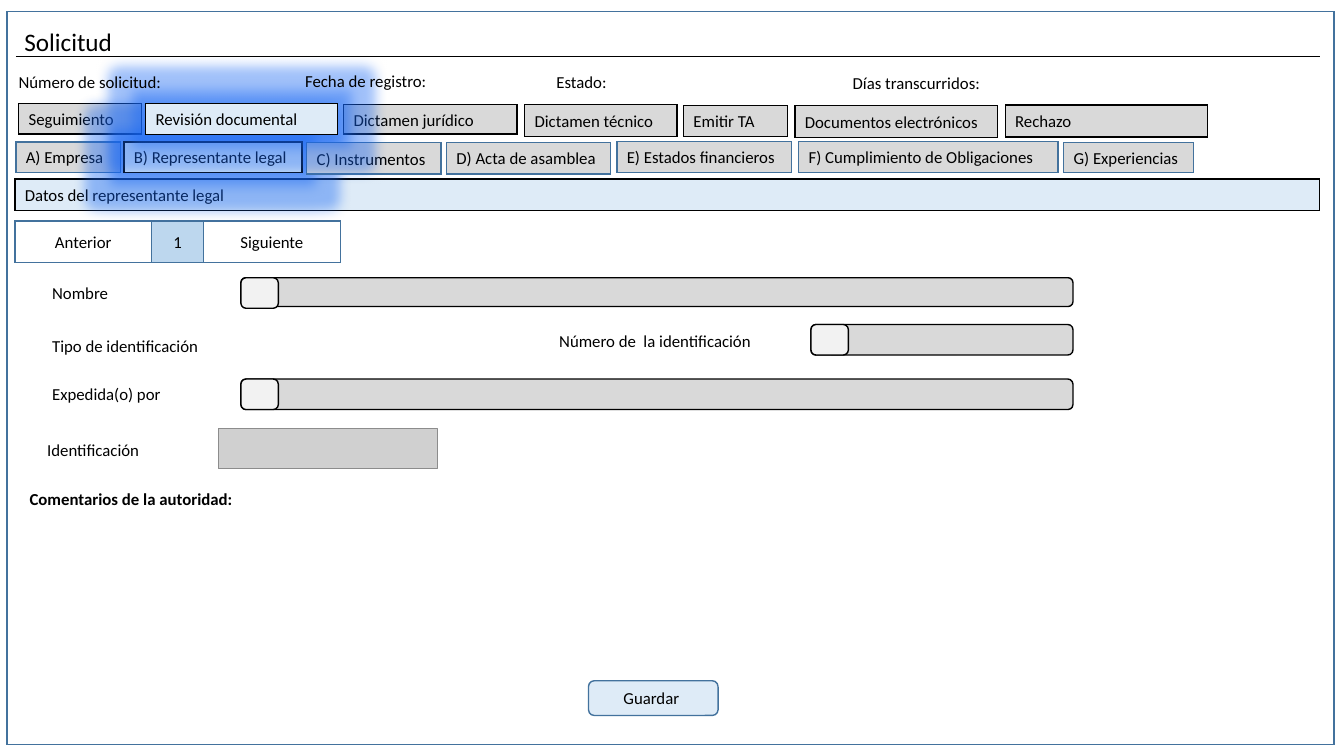
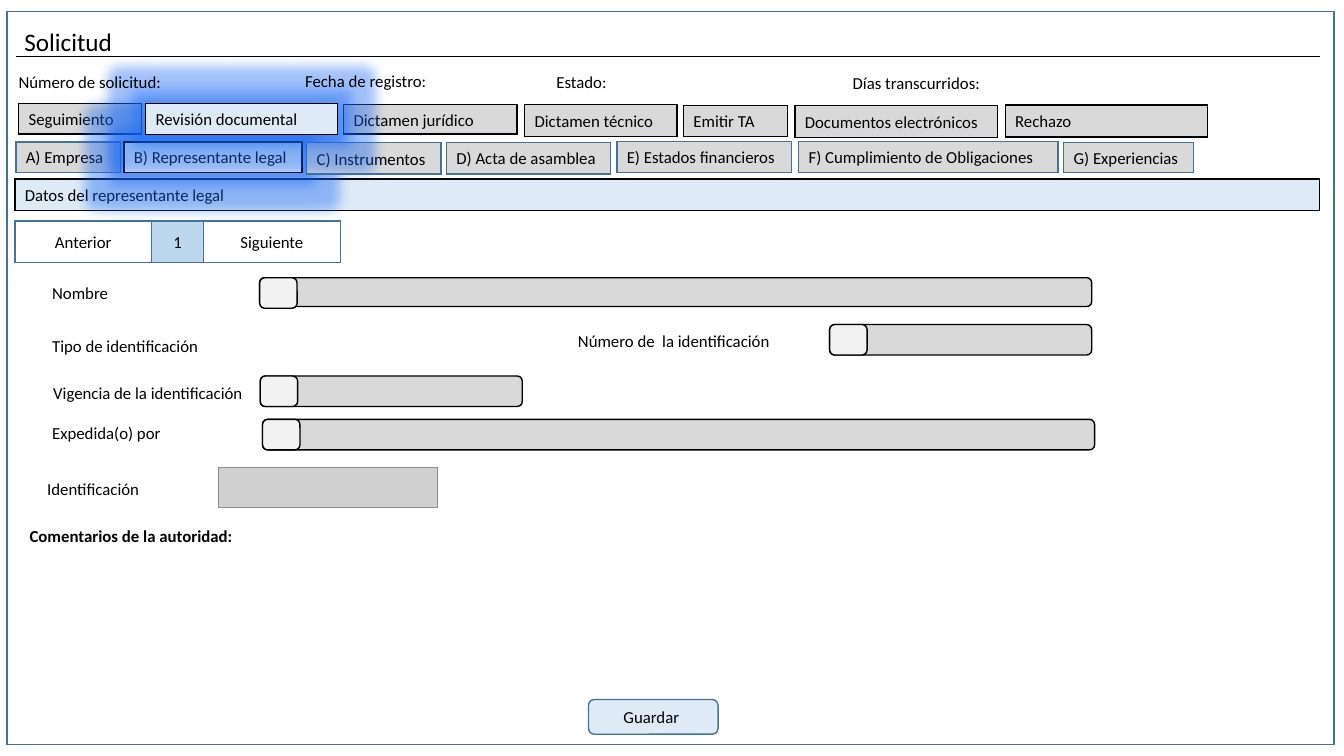
Before and after one commit to EDDIE83/Documentos, a slide deck: slide 25 of TAF 092019/Pantallas Solicitud 21082019.pptx. Drawn at 1344x756 pixels with LibreOffice and Linux fonts; fonts in the diff are those of the drawing; grey boxes stand for pictures. Boxes give left, top, right and bottom in pixels: in the first picture for what was removed or moved away, otherwise in the second. Text is boxed around its words. In the diff, an @@ line names an element or a change of style, - is before the commit and + after.

```diff
--- a/TAF 092019/Pantallas Solicitud 21082019.pptx
+++ b/TAF 092019/Pantallas Solicitud 21082019.pptx
@@ 4 rounded rectangles, 1 text: place and size @@
-4 rounded rectangles, 1 text at bbox=[241, 278, 1074, 355]
+4 rounded rectangles, 1 text at bbox=[260, 278, 1092, 355]
@@ text added at bbox=[53, 387, 242, 402], 12 pt, text #000000 @@
+Vigencia de la identificación
@@ rounded rectangle added at bbox=[260, 376, 522, 406], fill #D9D9D9, outline #000000 1 pt @@
@@ rounded rectangle added at bbox=[260, 376, 297, 406], fill #F2F2F2, outline #000000 1 pt @@
@@ rounded rectangle: place and size @@
-rounded rectangle at bbox=[241, 379, 1073, 409]
+rounded rectangle at bbox=[262, 419, 1094, 450]
@@ rounded rectangle: place and size @@
-rounded rectangle at bbox=[241, 379, 278, 409]
+rounded rectangle at bbox=[262, 419, 299, 450]
@@ 2 texts, 1 picture: place and size @@
-2 texts, 1 picture at bbox=[47, 388, 438, 469]
+2 texts, 1 picture at bbox=[47, 427, 438, 508]
@@ text "Comentarios de la autoridad:": place and size @@
-text "Comentarios de la autoridad:" at bbox=[30, 493, 232, 505]
+text "Comentarios de la autoridad:" at bbox=[30, 530, 232, 542]
@@ rounded rectangle "Guardar": place and size @@
-rounded rectangle "Guardar" at bbox=[589, 681, 719, 715]
+rounded rectangle "Guardar" at bbox=[589, 700, 719, 734]
```
Also in this commit, not shown: 6 other slides changed, 11 other files.
